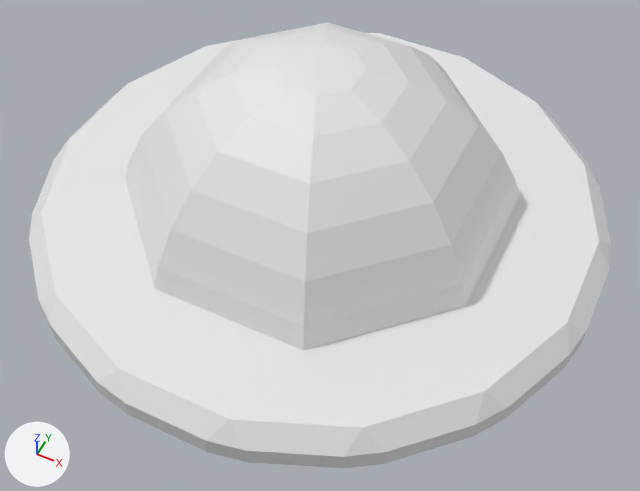
Two versions of the FBX model Assets/Models/Alarm LED.fbx, one commit apart.
Rendered twice from a 50 mm camera at (0.975, -1.95, 2.328) aimed at (0.103, -0.205, 0.148). The axes (+X, +Y, +Z) are drawn at lower left. The lights are the same throughout. Where no turn or scale is listed for an object, it has been applied to the vertices.

The older version as bpy lines, for what is in view:
```python
me_circle = bpy.data.meshes.new('Circle')
me_circle.from_pydata(...)  # 96 vertices, 98 faces; spans x -0.98..0.98, y -0.98..0.98, z 0.0..0.19
me_sphere = bpy.data.meshes.new('Sphere')
me_sphere.from_pydata(...)  # 57 vertices, 56 faces; spans x -0.64..0.64, y -0.64..0.64, z 0.138..0.706
ob_alarm = bpy.data.objects.new('alarm', me_sphere)
ob_alarm.location = (0.0, 0.0, 0.0)
ob_base = bpy.data.objects.new('base', me_circle)
ob_base.location = (0.0, 0.0, 0.0)
```
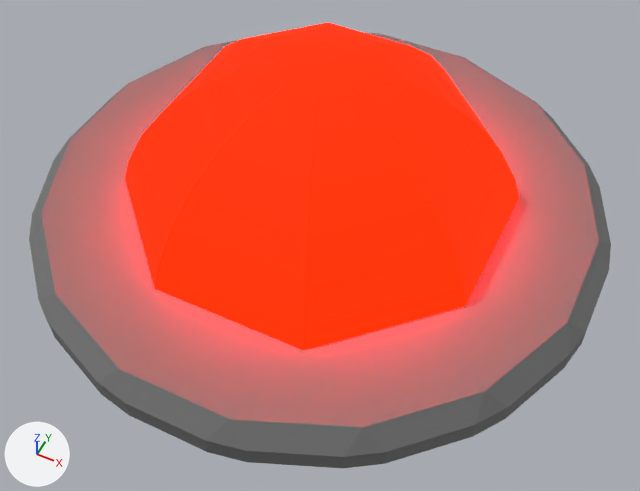
The newer file is also rescaled (x0.0203) as a whole; pictures and numbers use the older file's frame.

Boxes (x1, y1, x2, y2) around the edits, measured in the pictures (640 x 491 px):
'base', recoloured: (29, 33, 611, 468) in both
'alarm', recoloured (white to red): (125, 23, 519, 350) in both

Diff of the bpy script that builds the scene:
```diff
--- a/Assets/Models/Alarm LED.fbx.py
+++ b/Assets/Models/Alarm LED.fbx.py
@@ mat_material_001 @@
+mat_material_001 = principled_material('Material.001')
+mat_material_001.base_color = (1.0, 0.007, 0.00418)  # red #ff140d
+mat_material_001.metallic = 0.78
+mat_material_001.roughness = 0.858
+mat_material_001.emission_color = (1.0, 0.00177, 0.0)  # red #ff0600
+mat_material_001.emission_strength = 18.8
@@ mat_metal @@
+mat_metal = principled_material('Metal')
+mat_metal.base_color = (0.192, 0.192, 0.192)  # grey #797979
+mat_metal.metallic = 0.266
+mat_metal.roughness = 0.867
@@ me_sphere @@
 me_sphere.from_pydata(...)  # 57 vertices, 56 faces; spans x -0.64..0.64, y -0.64..0.64, z 0.138..0.706
+me_sphere.materials.append(mat_material_001)  # red #ff140d
@@ me_circle @@
 me_circle.from_pydata(...)  # 96 vertices, 98 faces; spans x -0.98..0.98, y -0.98..0.98, z 0.0..0.19
+me_circle.materials.append(mat_metal)  # grey #797979
```
